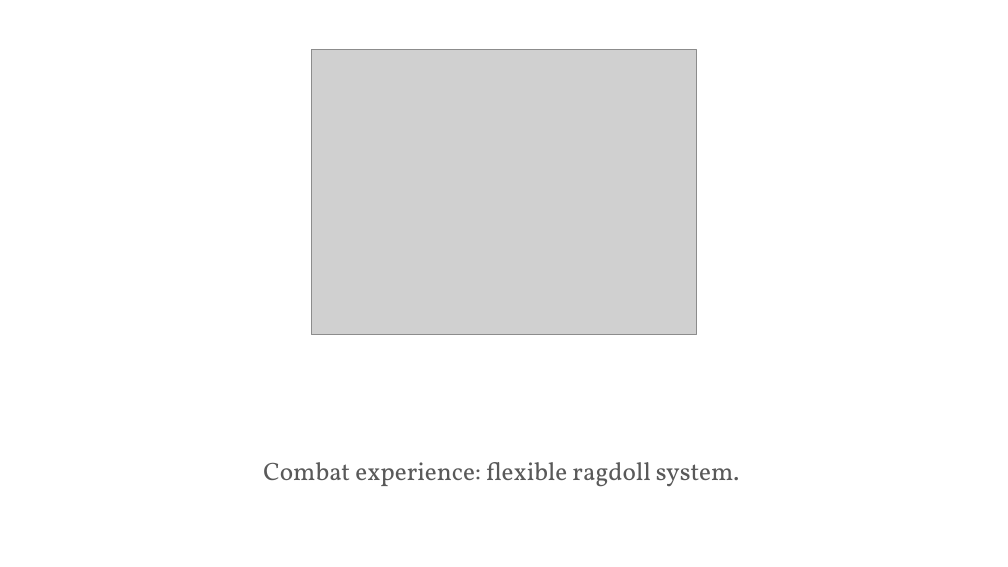
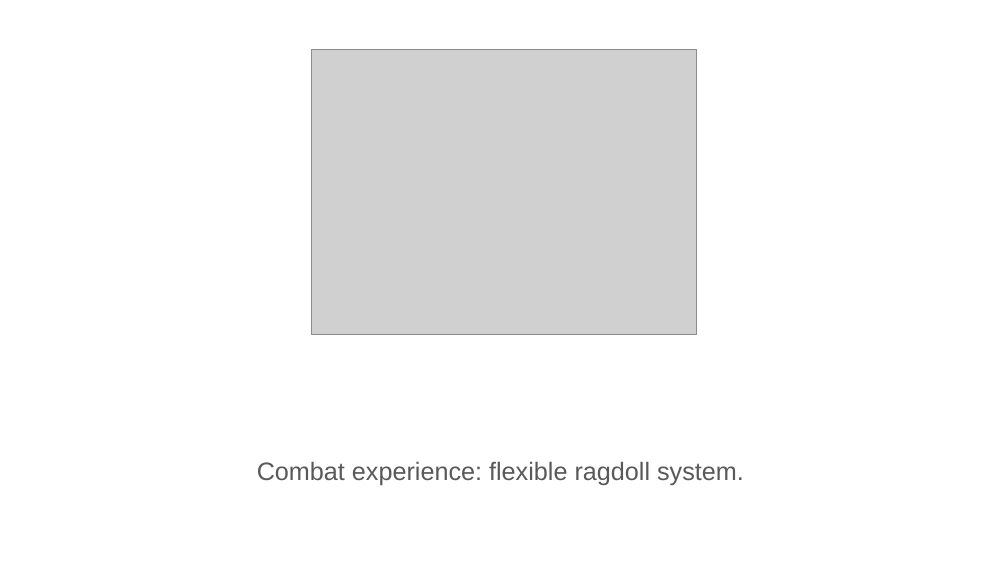
Before and after one commit to GordonCoffeeCan/Game_Design_I_PitchPresentation, a slide deck: slide 7 of Art Design/Hakurei Talisman Factory.pptx. Drawn at 1008x567 pixels with LibreOffice and Linux fonts; fonts in the diff are those of the drawing; grey boxes stand for pictures. Boxes give left, top, right and bottom in pixels: in the first picture for what was removed or moved away, otherwise in the second. Text is boxed around its words. In the diff, an @@ line names an element or a change of style, - is before the commit and + after.

```diff
--- a/Art Design/Hakurei Talisman Factory.pptx
+++ b/Art Design/Hakurei Talisman Factory.pptx
@@ text "Combat experience: flexible ragdoll system." at bbox=[257, 461, 744, 485]: font Vollkorn to Arial @@
```
Also in this commit, not shown: 4 other slides changed, 7 slides added, 1 other file.
